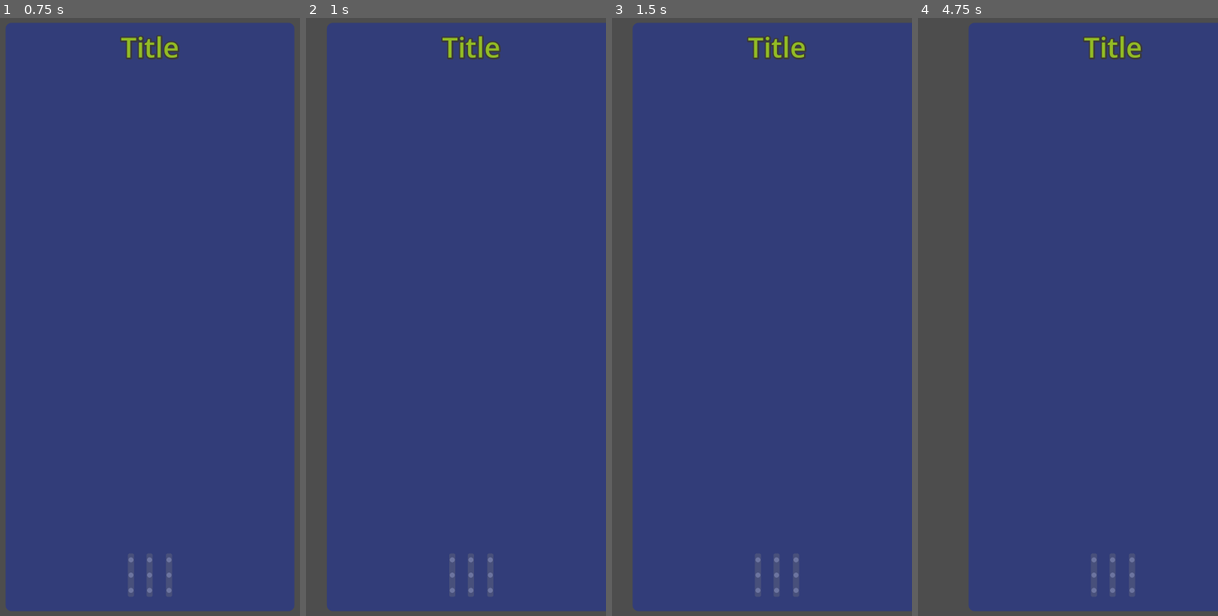
Above: before the commit, frames 1-4 (left to right).
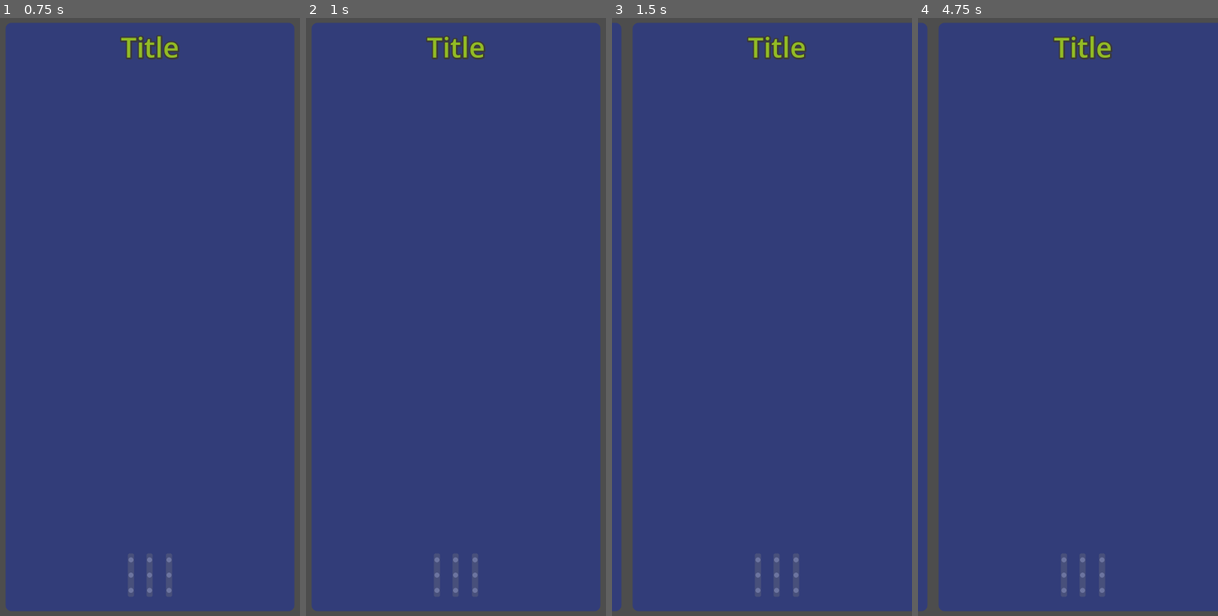
Above: after the commit, the same moments.

Repository: Theklo-Teal/Godot_Mobile_App_Swiping_Template
Game: Godot game, scene res://main_scene.tscn
The game is run twice, just before and just after one commit, with the same random seed, the same clock (stepped at 60 frames per second) and the same inputs.
Inputs (mouse positions are in pixels of both pictures, inside the frame that each line leads up to):
- Up to frame 1 (0.75 s): move the mouse to (216, 287) at 0.52 s; click (216, 287) at 0.67 s
- Up to frame 2 (1 s): no input
- Up to frame 3 (1.5 s): drag from (702, 346) to (747, 436) at 1.27 s
- Up to frame 4 (4.75 s): move the mouse to (1098, 185) at 2.02 s; click (1098, 185) at 2.17 s; tap Enter at 2.75 s; drag from (1053, 436) to (978, 227) at 2.77 s; move the mouse to (1158, 406) at 3.52 s; click (1158, 406) at 3.67 s; tap Space at 4.25 s; drag from (978, 227) to (1023, 167) at 4.27 s

Frame 1 is identical in both runs. In frame 2, 7.5% of the frame differs, in the area x 2-100%, y 0-100%; in frame 3, 2.9%; in frame 4, 14%, in the area x 0-75%, y 0-100%.
Error after the commit: Invalid call. Nonexistent function '_exit_card' in base 'MarginContainer (Card)'. (res://main_scene.tscn::GDScript_elk2j:44)

Commit message:
Update main_scene.tscn
Added support for `_exit_card()` and `_enter_card` overrides
After loading it automatically adjusts its size to make cards fit and fill the screen.

Diff:
--- a/main_scene.tscn
+++ b/main_scene.tscn
@@ -17,6 +17,7 @@
 
 func _ready() -> void:
 	screen_dimens = get_viewport_rect().size
+	custom_minimum_size.x = screen_dimens.x * get_child_count()
 	call_deferred(\"goto_card_idx\", get_card_idx(initial_card))
 
 
@@ -45,6 +46,8 @@
 				curr_card += 1
 			curr_card = clamp(curr_card, 0, card_count() - 1)
 			card_swipe.emit( get_card(last_card) , get_card(curr_card))
+			get_card(last_card)._exit_card()
+			get_card(curr_card)._enter_card()
 			goto_card_idx(curr_card)
 
 
